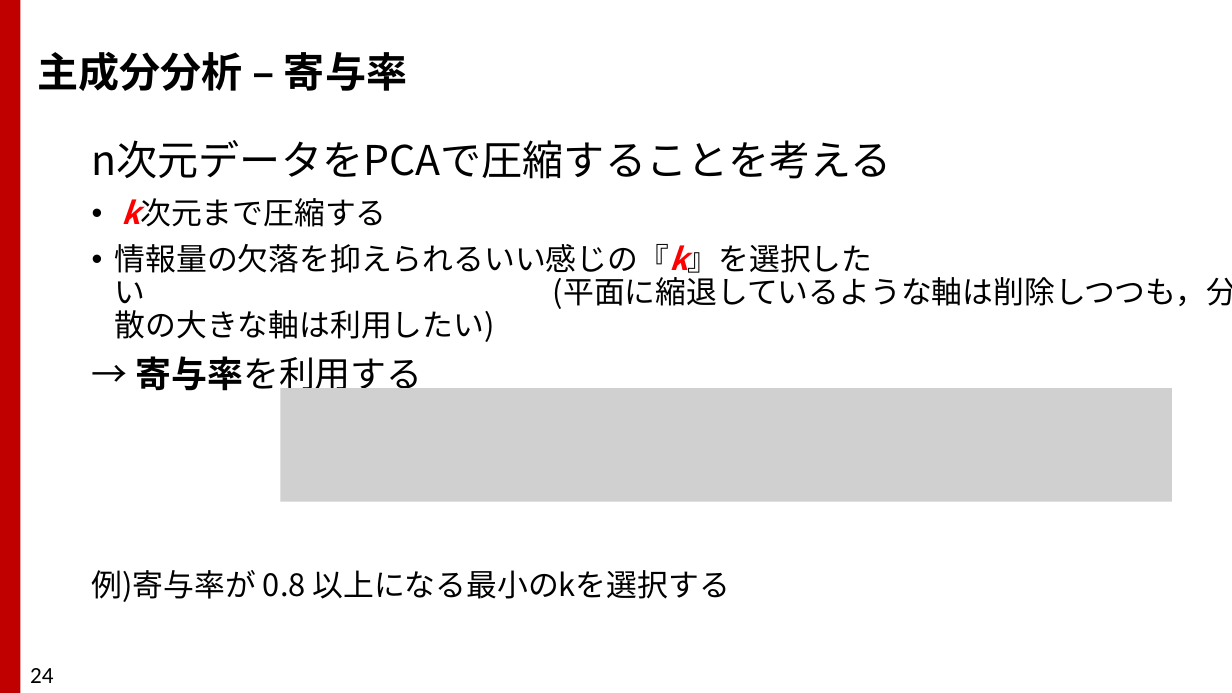
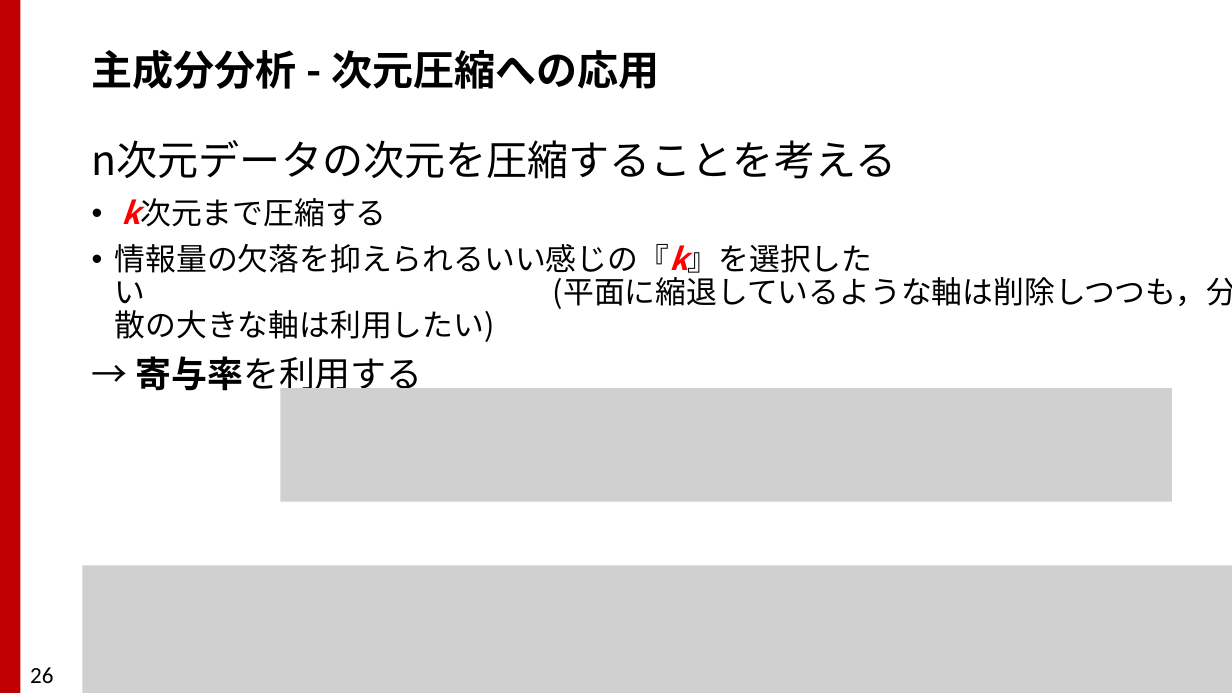
Before and after one commit to TakashiIjiri/TakashiIjiri.github.io, a slide deck: slide 26 of classes/dm2020_2/dm6.pptx (slide 24 before the commit). Drawn at 1232x693 pixels with LibreOffice and Linux fonts; fonts in the diff are those of the drawing; grey boxes stand for pictures. Boxes give left, top, right and bottom in pixels: in the first picture for what was removed or moved away, otherwise in the second. Text is boxed around its words. In the diff, an @@ line names an element or a change of style, - is before the commit and + after.

```diff
--- a/classes/dm2020_2/dm6.pptx
+++ b/classes/dm2020_2/dm6.pptx
@@ title at <box>92,50,660,89</box>: text changed @@
-主成分分析 – 寄与率
+主成分分析 - 次元圧縮への応用
@@ text at <box>92,140,896,179</box>: text changed @@
-n次元データをPCAで圧縮することを考える
+n次元データの次元を圧縮することを考える
@@ picture added at <box>82,566,1232,693</box> @@
@@ text removed at <box>92,570,730,602</box> @@
-例)寄与率が 0.8 以上になる最小のkを選択する
@@ page number at <box>30,667,53,683</box>: text changed @@
-24
+26
```
Also in this commit, not shown: 10 other slides changed, 2 slides added, 1 slide removed, 3 other files.
